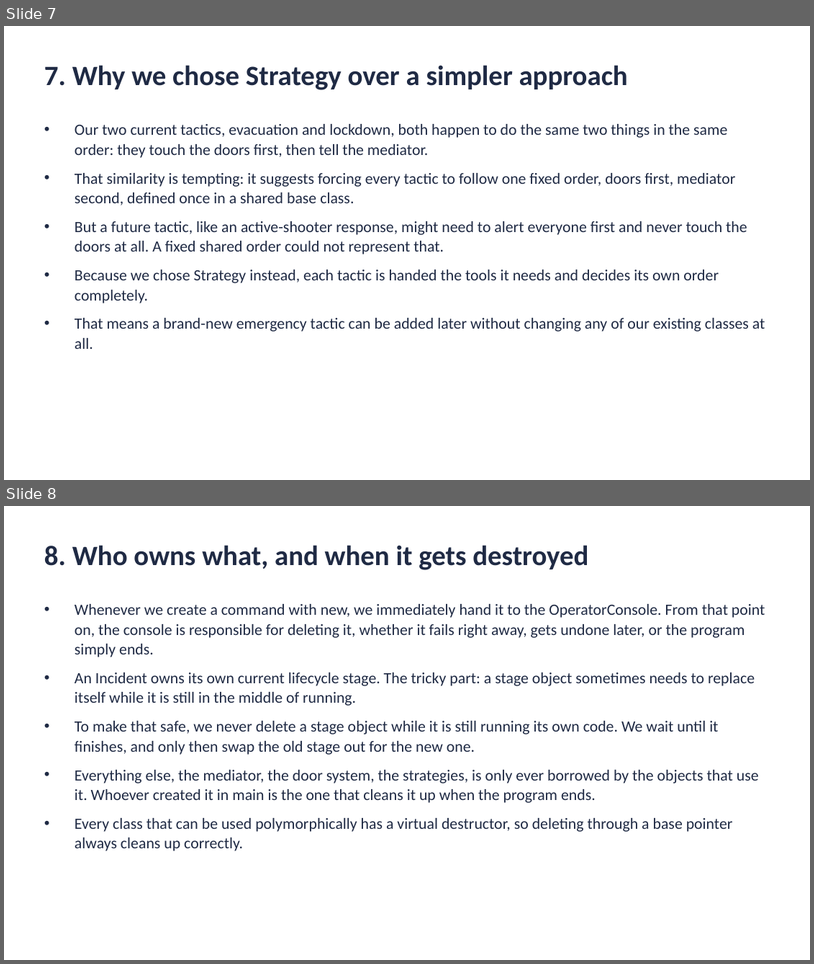
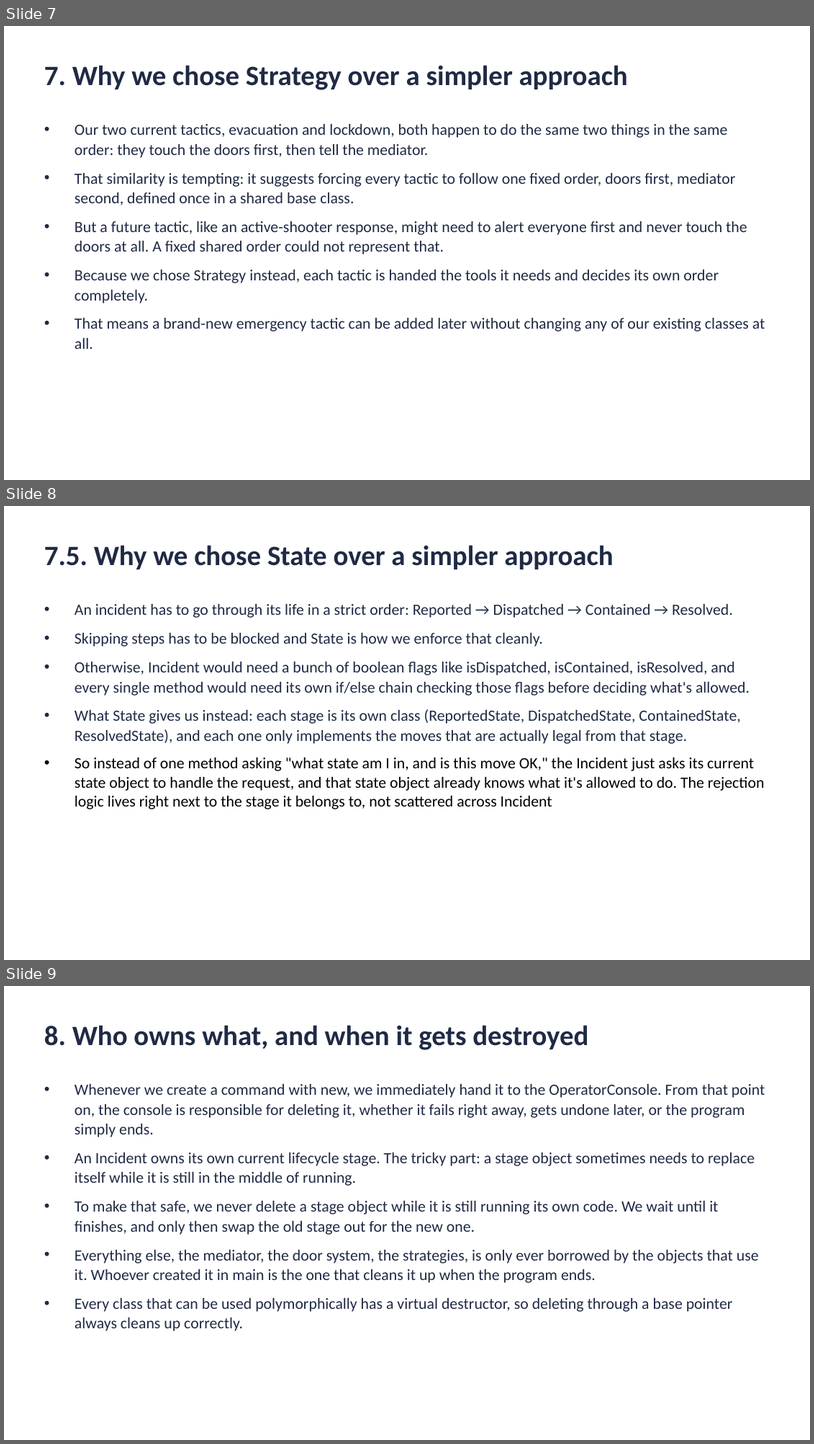
Before and after one commit to enockNyamweya/campusguard, a slide deck: docs/CampusGuard_Demo_final.pptx. Shown one above the other, each under a label of ours: slides 7 and 8 before the commit, slides 7, 8 and 9 after it. The pictures are 814x964 and 814x1444 pixels, drawn with LibreOffice and Linux fonts; fonts in the diff are those of the drawing. Boxes give left, top, right and bottom in pixels: in the first picture for what was removed or moved away, otherwise in the second. Text is boxed around its words. In the diff, an @@ line names an element or a change of style, - is before the commit and + after.

Commit message:
Added extra page for state

```diff
--- a/docs/CampusGuard_Demo_final.pptx
+++ b/docs/CampusGuard_Demo_final.pptx
@@ slide 8 added at (4, 506, 810, 960), background #FFFFFF @@
@@ text added at (44, 545, 613, 569), 25 pt, text #1F2A44, bold @@
+7.5. Why we chose State over a simpler approach
@@ text added at (75, 604, 765, 809), 14 pt, text #1F2A44 @@
+• An incident has to go through its life in a strict order: Reported → Dispatched → Contained → Resolved.
+• Skipping steps has to be blocked and State is how we enforce that cleanly.
+• Otherwise, Incident would need a bunch of boolean flags like isDispatched, isContained, isResolved, and every single method would need its own if/else chain checking those flags before deciding what's allowed.
+• What State gives us instead: each stage is its own class (ReportedState, DispatchedState, ContainedState, ResolvedState), and each one only implements the moves that are actually legal from that stage.
+• So instead of one method asking "what state am I in, and is this move OK," the Incident just asks its current state object to handle the request, and that state object already knows what it's allowed to do. The rejection logic lives right next to the stage it belongs to, not scattered across Incident
@@ what was slide 8 is now slide 9 @@
```
